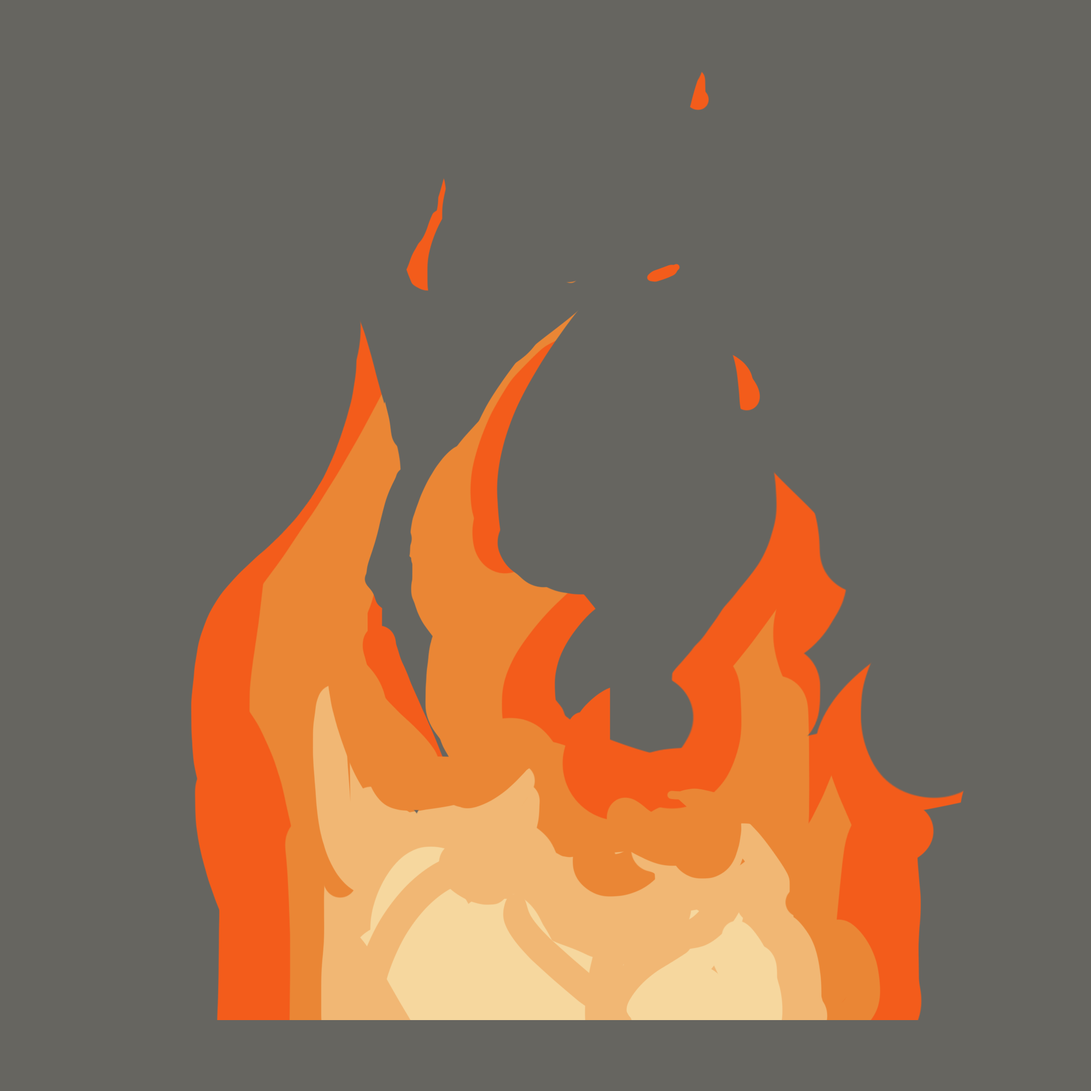
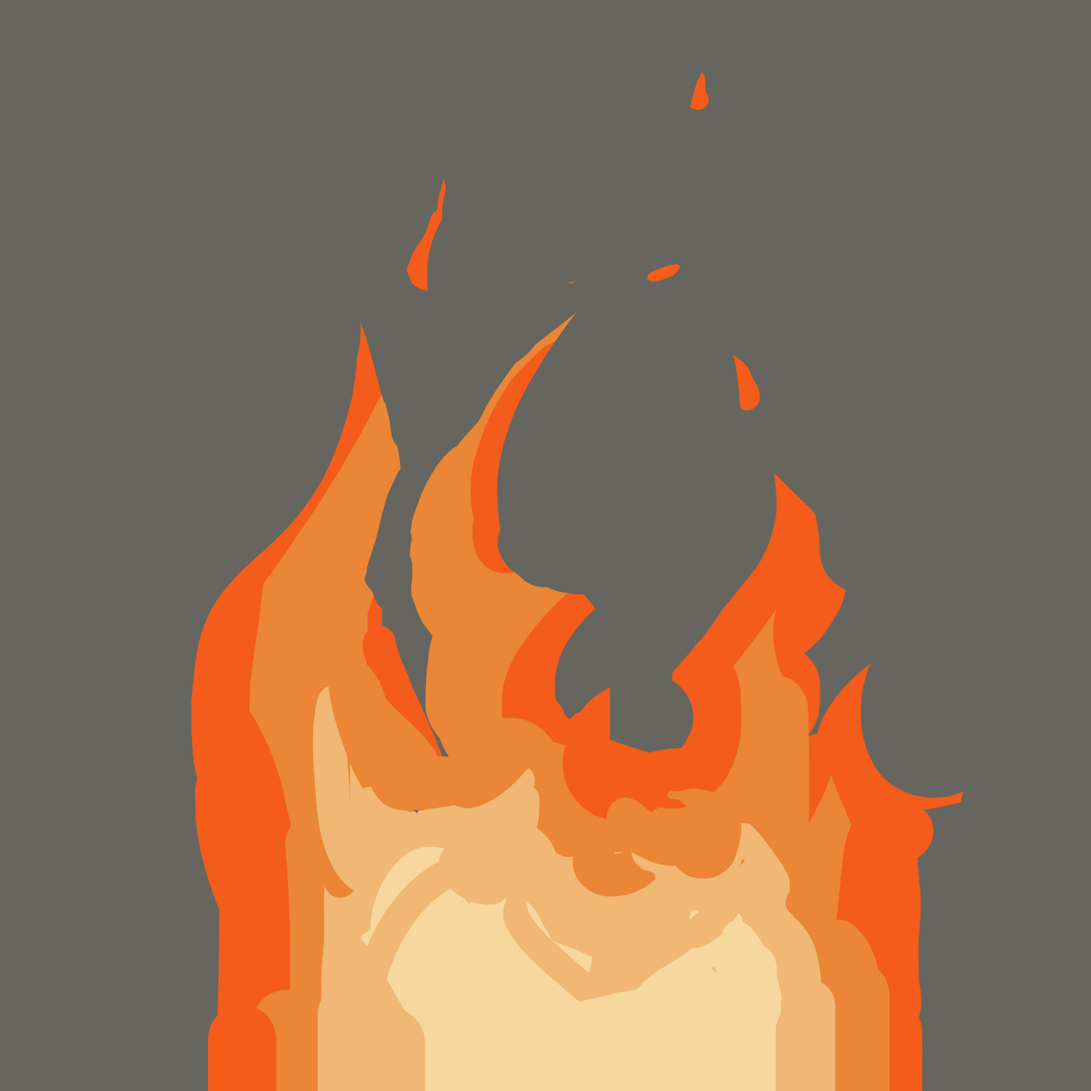
The second 1091 × 1091 image is a revision of the first. Changes to its layers:
painted on "Layer 1 copy 3" over bbox(207, 968, 924, 1091)
